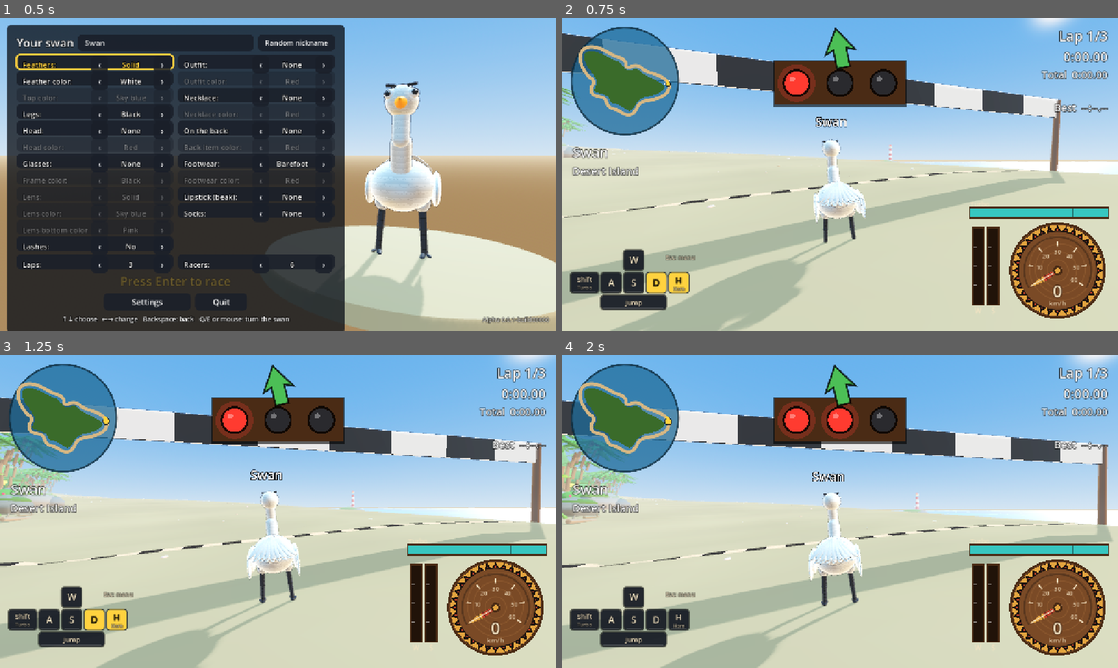
Above: before the commit, frames 1-4 (two rows, left to right).
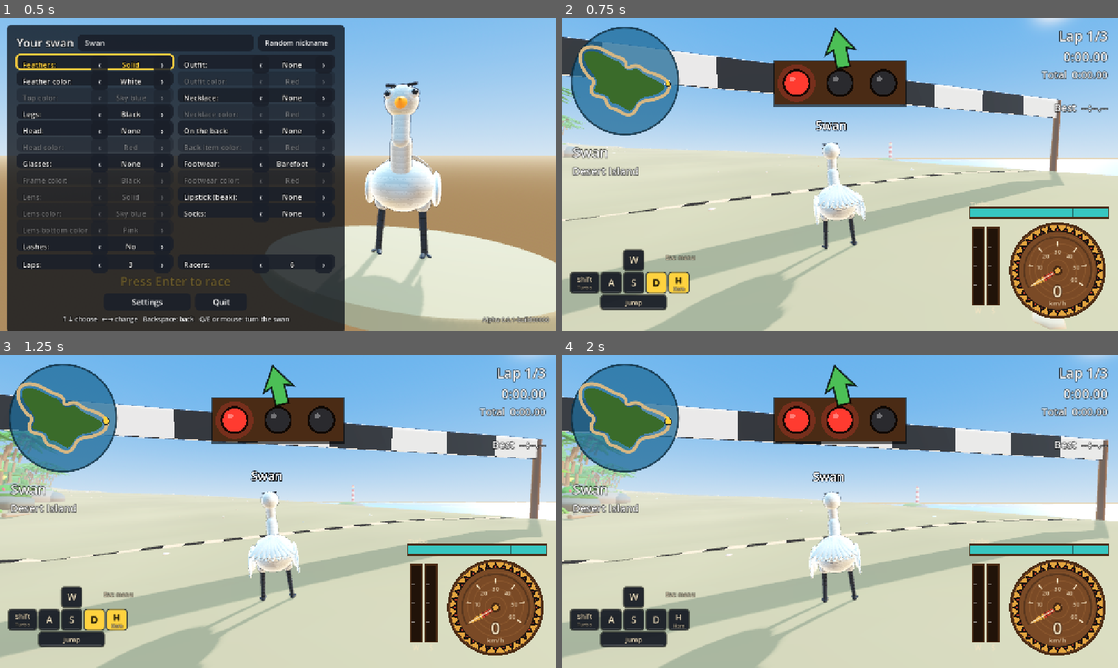
Above: after the commit, the same moments.

Repository: schlupfwerk/schlupfwerk_swanrace
Game: Godot game, scene res://scenes/wardrobe.tscn
Two runs of this game, one before a commit and one after it. Both use one fixed random seed, a clock stepped at 60 frames per second and the inputs below.
Inputs (mouse positions are in pixels of both pictures, inside the frame that each line leads up to):
- Up to frame 1 (0.5 s): no input
- Up to frame 2 (0.75 s): tap Enter (start_race) at 0.5 s; move the mouse to (962, 158) at 0.52 s; hold D (steer_right) from 0.53 s (still down); hold H (horn) from 0.53 s (still down); click (962, 158) at 0.67 s
- Up to frame 3 (1.25 s): keep holding D (steer_right); keep holding H (horn); tap Space (jump) at 0.77, 1.07 s
- Up to frame 4 (2 s): release D (steer_right) at 1.25 s; release H (horn) at 1.25 s; drag from (728, 527) to (812, 574) at 1.27 s

Frame 1 is identical in both runs. In frame 2, 8.0% of the frame differs, in the area x 0-100%, y 0-100%; in frame 3, 8.5%; in frame 4, 10%.

Commit message:
Fix dips on climbs: smooth ground height between track samples
The ground height was read at the nearest track sample, so climbs were
small steps, and the smoothed render height lagged behind them: the
swan sank into steep slopes and popped back up. Heights now blend
between samples and the render follows closely.

Co-Authored-By: Claude Opus 5.5 <noreply@anthropic.com>
Signed-off-by: Manuel Bravo <manuelbravoc@gmail.com>

Diff:
--- a/scripts/race/island_track.gd
+++ b/scripts/race/island_track.gd
@@ -252,3 +252,13 @@
 		smooth /= 25.0
 		# Tilt into the curve: the inside is lower.
 		_bank.append(clampf(-smooth * BANK_PER_CURVATURE, -MAX_BANK, MAX_BANK))
+
+
+## Ground height at a point given by its distance along the lap, blending the
+## two nearest samples, so climbs are smooth slopes and not little steps.
+func ground_height_at(distance: float, lateral: float) -> float:
+	var i := index_at(distance)
+	var next := (i + 1) % SAMPLES
+	var span := lengths[next] - lengths[i] if next > 0 else LAP_LENGTH - lengths[i]
+	var t := clampf((fposmod(distance, LAP_LENGTH) - lengths[i]) / maxf(span, 0.001), 0.0, 1.0)
+	return lerpf(ground_height(i, lateral), ground_height(next, lateral), t)
--- a/scripts/race/swan.gd
+++ b/scripts/race/swan.gd
@@ -124,7 +124,8 @@
 		_accumulator -= TICK
 	var alpha := _accumulator / TICK
 	position = _previous_position.lerp(motor.position, alpha)
-	_render_ground = lerpf(_render_ground, ground_y, 1.0 - exp(-10.0 * delta))
+	# Follow the ground closely (it is smooth now); only soften real steps.
+	_render_ground = lerpf(_render_ground, ground_y, 1.0 - exp(-40.0 * delta))
 	position.y += _render_ground
 	var sinking := 1.0 - _drown / DROWN_TIME if _drown > 0.0 else 0.0
 	position.y -= sinking * 1.2
--- a/scripts/race/track_rules.gd
+++ b/scripts/race/track_rules.gd
@@ -22,7 +22,7 @@
 	var lateral := laps.lateral
 	var race_heading := track.heading_at(i)
 
-	var ground := track.ground_height(i, lateral)
+	var ground := track.ground_height_at(laps.distance, lateral)
 	swan.ground_y = ground
 	# Wet only where there is actually water (a high beach drops in a bank).
 	var in_water := ground < IslandTrack.SEA_LEVEL + 0.15
@@ -74,8 +74,8 @@
 	var right := Vector2(-forward.y, forward.x)
 	var ahead := track.locate(p + forward, i)
 	var beside := track.locate(p + right, i)
-	var grade := track.ground_height(ahead["index"], ahead["lateral"]) - ground
-	var cross := track.ground_height(beside["index"], beside["lateral"]) - ground
+	var grade := track.ground_height_at(ahead["distance"], ahead["lateral"]) - ground
+	var cross := track.ground_height_at(beside["distance"], beside["lateral"]) - ground
 	swan.motor.slope = grade if swan.motor.on_ground else 0.0
 	swan.ground_pitch = atan(clampf(grade, -0.6, 0.6))
 	swan.ground_roll = atan(clampf(cross, -0.6, 0.6))
